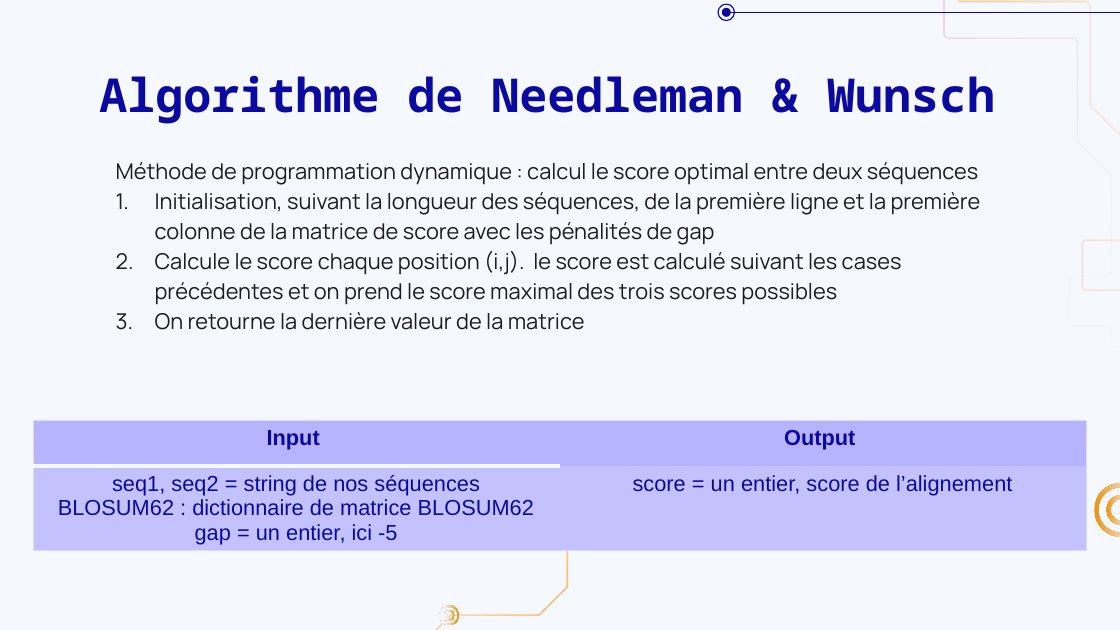
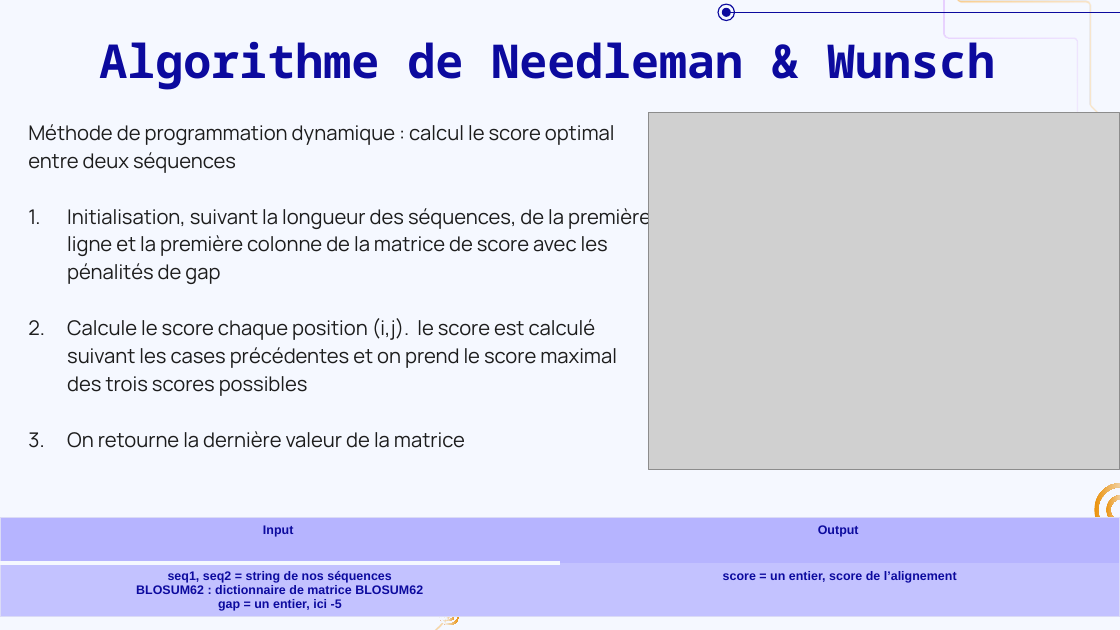
Before and after one commit to InLe074/LEBIB_Ines_Projet_Clustal_M2BI, a slide deck: slide 6 of Presentation_Projet_Clustal.pptx. Drawn at 1120x630 pixels with LibreOffice and Linux fonts; fonts in the diff are those of the drawing; grey boxes stand for pictures; background and template pictures are left out. Boxes give left, top, right and bottom in pixels: in the first picture for what was removed or moved away, otherwise in the second. Text is boxed around its words. In the diff, an @@ line names an element or a change of style, - is before the commit and + after.

```diff
--- a/Presentation_Projet_Clustal.pptx
+++ b/Presentation_Projet_Clustal.pptx
@@ title "Algorithme de Needleman & Wunsch": place and size @@
-title "Algorithme de Needleman & Wunsch" at (99,75,995,124)
+title "Algorithme de Needleman & Wunsch" at (99,41,995,90)
@@ subtitle "Méthode de programmation dynamique : ...": place and size @@
-subtitle "Méthode de programmation dynamique : ..." at (116,162,981,330)
+subtitle "Méthode de programmation dynamique : ..." at (28,124,651,448)
@@ subtitle "Méthode de programmation dynamique : ..." at (28,124,651,448): size 14 to 13 pt @@
@@ picture added at (648,112,1120,469) @@
@@ table at (0,517,1120,619) @@
@@ size 14 to 8 pt, bold on @@
@@ table: place and size @@
-table at (32,420,1085,556)
+table at (0,517,1120,619)
```
Also in this commit, not shown: 9 other slides changed.
